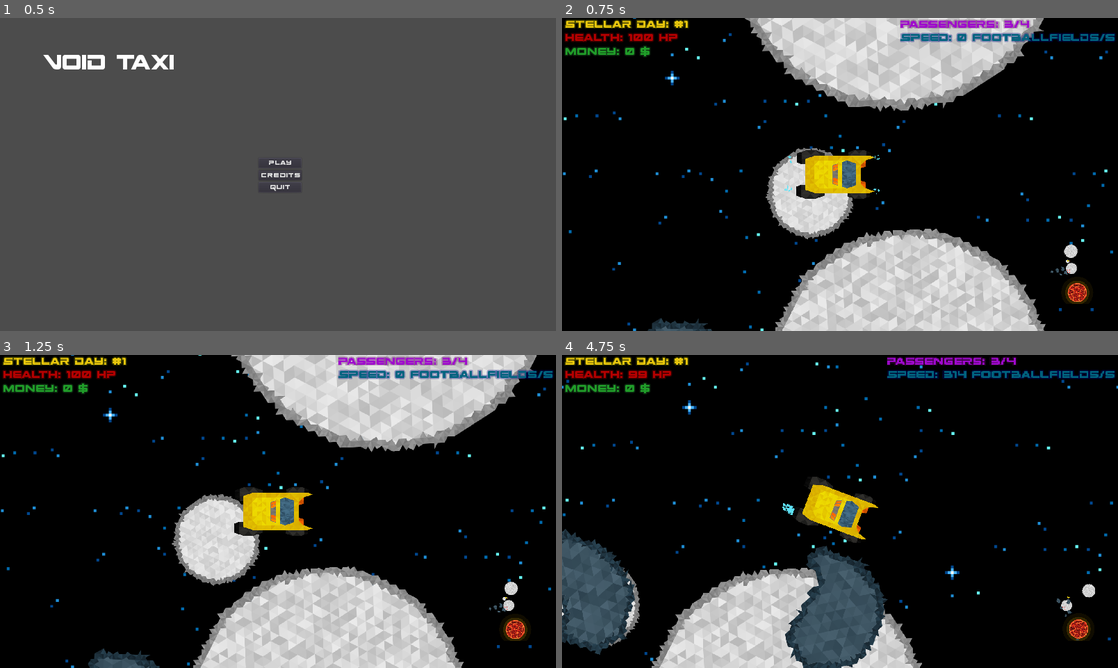
Above: before the commit, frames 1-4 (two rows, left to right).
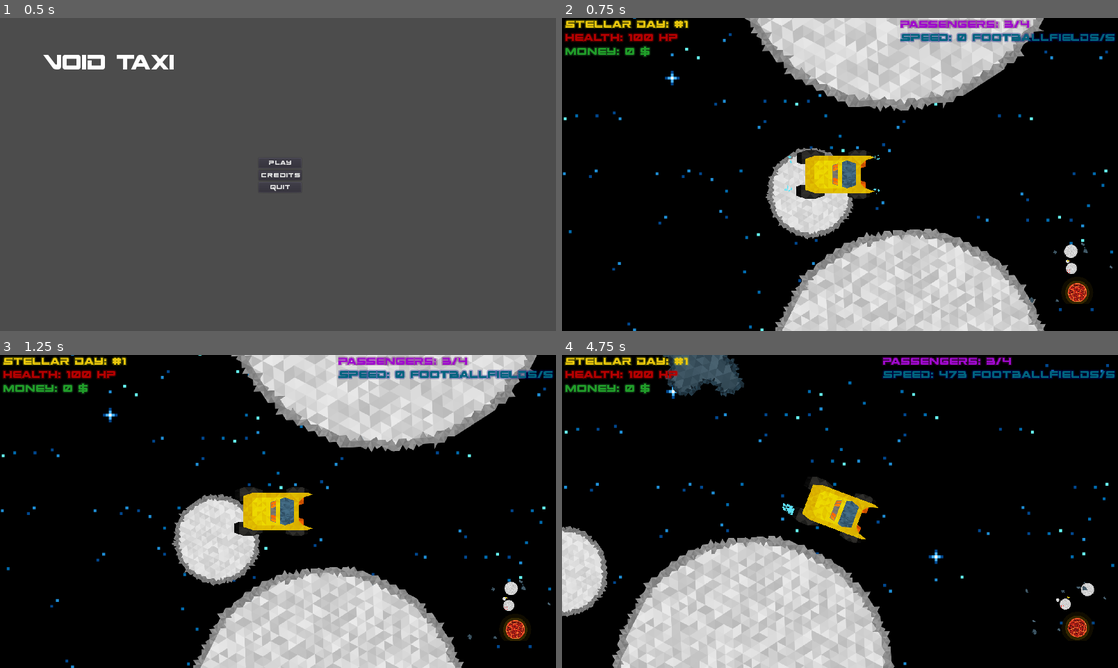
Above: after the commit, the same moments.

Repository: game-jam-team-gut/void-taxi
Game: Godot game, scene res://MainMenu.tscn
The game is run twice, just before and just after one commit, with the same random seed, the same clock (stepped at 60 frames per second) and the same inputs.
Inputs:
- Up to frame 1 (0.5 s): no input
- Up to frame 2 (0.75 s): click "Play" at 0.5 s
- Up to frame 3 (1.25 s): no input
- Up to frame 4 (4.75 s): hold Right (ui_right) 1.28-2.03 s; hold Down (ui_down) 2.03-2.78 s; hold Right (ui_right) 2.78-3.53 s; hold Up (ui_up) 3.53-4.28 s; hold Left (ui_left) from 4.28 s (still down)

Frame 1 is identical in both runs. In frame 2, 0.4% of the frame differs, in the area x 15-99%, y 71-100%; in frame 3, 0.6%; in frame 4, 21%, in the area x 0-100%, y 0-100%.

Commit message:
Add asteroid generation in the world

Diff:
--- a/Void.tscn
+++ b/Void.tscn
@@ -1,20 +1,23 @@
-[gd_scene load_steps=11 format=2]
+[gd_scene load_steps=6 format=2]
 
 [ext_resource path="res://Void/Taxi.tscn" type="PackedScene" id=1]
 [ext_resource path="res://Void/PlanetSystem.tscn" type="PackedScene" id=2]
 [ext_resource path="res://Void/background.png" type="Texture" id=3]
-[ext_resource path="res://Void/Asteroids/Asteroid1.tscn" type="PackedScene" id=4]
-[ext_resource path="res://Void/Asteroids/Asteroid3.tscn" type="PackedScene" id=5]
-[ext_resource path="res://Void/Asteroids/Asteroid2.tscn" type="PackedScene" id=6]
 [ext_resource path="res://Void/PassengersDestinationsAssigner.gd" type="Script" id=7]
-[ext_resource path="res://Void/Asteroids/Asteroid4.tscn" type="PackedScene" id=8]
-[ext_resource path="res://Void/Asteroids/Asteroid5.tscn" type="PackedScene" id=9]
 [ext_resource path="res://Void/AsteroidSpawner.gd" type="Script" id=10]
 
 [node name="Void" type="Node2D"]
 
 [node name="AsteroidSpawner" type="Node" parent="."]
 script = ExtResource( 10 )
+
+[node name="SpawnTimer" type="Timer" parent="AsteroidSpawner"]
+wait_time = 0.5
+autostart = true
+
+[node name="AsteroidCountIncrease" type="Timer" parent="AsteroidSpawner"]
+wait_time = 5.0
+autostart = true
 
 [node name="PassengersDestinationsAssigner" type="Node" parent="."]
 script = ExtResource( 7 )
@@ -35,15 +38,7 @@
 
 [node name="Taxi" parent="." instance=ExtResource( 1 )]
 position = Vector2( 693.649, -1202.72 )
-
-[node name="Asteroid1" parent="." instance=ExtResource( 4 )]
-
-[node name="Asteroid2" parent="." instance=ExtResource( 6 )]
-
-[node name="Asteroid3" parent="." instance=ExtResource( 5 )]
-
-[node name="Asteroid4" parent="." instance=ExtResource( 8 )]
-
-[node name="Asteroid5" parent="." instance=ExtResource( 9 )]
+[connection signal="timeout" from="AsteroidSpawner/SpawnTimer" to="AsteroidSpawner" method="_on_SpawnTimer_timeout"]
+[connection signal="timeout" from="AsteroidSpawner/AsteroidCountIncrease" to="AsteroidSpawner" method="_on_AsteroidCountIncrease_timeout"]
 [connection signal="passenger_delivered" from="Taxi" to="PassengersDestinationsAssigner" method="_on_Taxi_passenger_delivered"]
 [connection signal="passenger_pickup" from="Taxi" to="PassengersDestinationsAssigner" method="_on_Taxi_passenger_pickup"]
--- a/Void/AsteroidSpawner.gd
+++ b/Void/AsteroidSpawner.gd
@@ -1,16 +1,135 @@
 extends Node
 
+var MAX_ASTEROID_COUNT = 80
+var MAX_ASTEROID_DISTANCE = 20000
 
-onready var asteroid_one = preload("res://Void/Asteroids/Asteroid1.tscn")
+onready var asteroid1 = preload("res://Void/Asteroids/Asteroid1.tscn")
+onready var asteroid2 = preload("res://Void/Asteroids/Asteroid2.tscn")
+onready var asteroid3 = preload("res://Void/Asteroids/Asteroid3.tscn")
+onready var asteroid4 = preload("res://Void/Asteroids/Asteroid4.tscn")
+onready var asteroid5 = preload("res://Void/Asteroids/Asteroid5.tscn")
 
 onready var minimap_camera = get_node("/root/Main/MinimapViewportContainer/Viewport/Camera2D")
 
+onready var sun_system_center = get_node("../PlanetSystem").position
 
-# Called when the node enters the scene tree for the first time.
-func _ready():
-	var camera_center = minimap_camera.get_camera_screen_center()
+var minimum_asteroid_distance: Vector2
+var current_asteroids = []
+var current_max_asteroid_count
+var asteroids_initial_aims = []
 
 
-# Called every frame. 'delta' is the elapsed time since the previous frame.
-func _process(delta):
-	print(minimap_camera)
+
+func _ready():
+	current_max_asteroid_count = 20
+	minimum_asteroid_distance = Vector2(1920 * 4, 1080 * 4)
+	asteroids_initial_aims = get_tree().get_nodes_in_group("Asteroid_aims")
+	asteroids_initial_aims = asteroids_initial_aims +  get_tree().get_nodes_in_group("Planet")
+	asteroids_initial_aims.append(get_node("../Taxi"))
+	asteroids_initial_aims.append(get_node("../PlanetSystem"))
+	yield(get_tree().create_timer(.1), "timeout")
+	generate_starting_asteroids()
+
+func generate_starting_asteroids():
+	while len(current_asteroids) < current_max_asteroid_count:
+		var rng = RandomNumberGenerator.new()
+		rng.randomize()
+
+		var asteroid_to_instance
+		match rng.randi_range(1,5):
+			1:
+				asteroid_to_instance = asteroid1
+			2:
+				asteroid_to_instance = asteroid2
+			3:
+				asteroid_to_instance = asteroid3
+			4:
+				asteroid_to_instance = asteroid4
+			5:
+				asteroid_to_instance = asteroid5
+
+		var asteroid_instance = asteroid_to_instance.instance()
+		get_parent().add_child(asteroid_instance)
+
+		rng.randomize()
+		var y_delta = rng.randf_range(-1,1)
+		rng.randomize()
+		var x_delta = rng.randf_range(-1,1)
+		asteroid_instance.position = Vector2(sun_system_center.x + minimum_asteroid_distance.x * x_delta,
+											sun_system_center.y + minimum_asteroid_distance.y * y_delta)
+
+		rng.randomize()
+		var initial_force = rng.randf_range(0,150)
+
+		rng.randomize()
+		var initial_aim =  asteroids_initial_aims[rng.randi_range(0, len(asteroids_initial_aims) - 1)].position
+
+		asteroid_instance.set_initial_force((initial_aim - asteroid_instance.position).normalized() * initial_force)
+
+		current_asteroids.append(asteroid_instance)
+
+func _on_SpawnTimer_timeout():
+	if len(current_asteroids) < current_max_asteroid_count:
+		var rng = RandomNumberGenerator.new()
+		rng.randomize()
+
+		var asteroid_to_instance
+		match rng.randi_range(1,5):
+			1:
+				asteroid_to_instance = asteroid1
+			2:
+				asteroid_to_instance = asteroid2
+			3:
+				asteroid_to_instance = asteroid3
+			4:
+				asteroid_to_instance = asteroid4
+			5:
+				asteroid_to_instance = asteroid5
+
+		var asteroid_instance = asteroid_to_instance.instance()
+		get_parent().add_child(asteroid_instance)
+
+		var screen_center_in_world = minimap_camera.get_camera_position()
+
+		rng.randomize()
+		match rng.randi_range(1,4):
+			1: #left
+				rng.randomize()
+				var y_delta = rng.randf_range(-1,1)
+				asteroid_instance.position = Vector2(screen_center_in_world.x - minimum_asteroid_distance.x,
+													screen_center_in_world.y + minimum_asteroid_distance.y * y_delta)
+			2: #up
+				rng.randomize()
+				var y_delta = rng.randf_range(-1,1)
+				asteroid_instance.position = Vector2(screen_center_in_world.x + minimum_asteroid_distance.x * y_delta,
+													screen_center_in_world.y - minimum_asteroid_distance.y )
+			3: #down
+				rng.randomize()
+				var y_delta = rng.randf_range(-1,1)
+				asteroid_instance.position = Vector2(screen_center_in_world.x + minimum_asteroid_distance.x * y_delta,
+													screen_center_in_world.y + minimum_asteroid_distance.y )
+			4: #right
+				rng.randomize()
+				var y_delta = rng.randf_range(-1,1)
+				asteroid_instance.position = Vector2(screen_center_in_world.x + minimum_asteroid_distance.x,
+													screen_center_in_world.y + minimum_asteroid_distance.y * y_delta)
+
+		rng.randomize()
+		var initial_force = rng.randf_range(0,100 + 100 * (float(current_max_asteroid_count)/float(MAX_ASTEROID_COUNT)))
+
+		rng.randomize()
+		var initial_aim =  asteroids_initial_aims[rng.randi_range(0, len(asteroids_initial_aims) - 1)].position
+
+		asteroid_instance.set_initial_force((initial_aim - asteroid_instance.position).normalized() * initial_force)
+
+		current_asteroids.append(asteroid_instance)
+
+func _on_AsteroidCountIncrease_timeout():
+	if current_max_asteroid_count < MAX_ASTEROID_COUNT:
+		current_max_asteroid_count += 1
+	for asteroid in current_asteroids:
+		if asteroid != null:
+			if asteroid.position.distance_to(sun_system_center) > MAX_ASTEROID_DISTANCE:
+				asteroid.queue_free()
+		else:
+			current_asteroids.erase(asteroid)
--- a/Void/Asteroids/Asteroid.gd
+++ b/Void/Asteroids/Asteroid.gd
@@ -8,15 +8,17 @@
 	var trq = rng.randf_range(-800, 800)
 	set_applied_torque(trq)
 
-	#start_move_speed
-	rng.randomize()
-	var x = rng.randf_range(-100, 100)
-	rng.randomize()
-	var y = rng.randf_range(-100, 100)
-	set_applied_force(Vector2(x, y))
-
 	#scale
 	rng.randomize()
 	var scl = rng.randf_range(0.5, 1.5)
 	$Sprite.scale *= scl
 	$CollisionPolygon2D.scale *= scl
+
+func set_initial_force(force):
+	set_applied_force(force)
+
+
+func _on_Asteroid_body_entered(body):
+	if body.is_in_group("BurningZone3"):
+		yield(get_tree().create_timer(1), "timeout")
+		queue_free()
--- a/Void/Asteroids/Asteroid1.tscn
+++ b/Void/Asteroids/Asteroid1.tscn
@@ -6,6 +6,8 @@
 [node name="Asteroid" type="RigidBody2D" groups=[
 "Asteroid",
 ]]
+collision_layer = 131073
+collision_mask = 131073
 gravity_scale = 0.0
 applied_torque = 10.0
 script = ExtResource( 1 )
@@ -16,3 +18,4 @@
 
 [node name="CollisionPolygon2D" type="CollisionPolygon2D" parent="."]
 polygon = PoolVector2Array( -49.4274, -182.262, -59.7864, -175.018, -64.5593, -181.736, -80.1157, -181.736, -84.0048, - …(1874 unchanged characters)…
+[connection signal="body_entered" from="." to="." method="_on_Asteroid_body_entered"]
--- a/Void/Asteroids/Asteroid2.tscn
+++ b/Void/Asteroids/Asteroid2.tscn
@@ -17,3 +17,4 @@
 
 [node name="CollisionPolygon2D" type="CollisionPolygon2D" parent="."]
 polygon = PoolVector2Array( -97.4639, -181.683, -121.087, -168.296, -120.93, -154.28, -129.277, -153.65, -137.151, -140 …(1416 unchanged characters)…
+[connection signal="body_entered" from="." to="." method="_on_Asteroid_body_entered"]
--- a/Void/Asteroids/Asteroid3.tscn
+++ b/Void/Asteroids/Asteroid3.tscn
@@ -17,3 +17,4 @@
 
 [node name="CollisionPolygon2D" type="CollisionPolygon2D" parent="."]
 polygon = PoolVector2Array( -64.4187, -124.579, -72.4303, -111.573, -88.0574, -111.573, -81.4357, -99.919, -98.1223, -9 …(1161 unchanged characters)…
+[connection signal="body_entered" from="." to="." method="_on_Asteroid_body_entered"]
--- a/Void/Asteroids/Asteroid4.tscn
+++ b/Void/Asteroids/Asteroid4.tscn
@@ -17,3 +17,4 @@
 
 [node name="CollisionPolygon2D" type="CollisionPolygon2D" parent="."]
 polygon = PoolVector2Array( 23.9533, -167.43, -11.2569, -147.578, -6.38742, -139.337, -25.8654, -137.464, -16.1264, -12 …(1145 unchanged characters)…
+[connection signal="body_entered" from="." to="." method="_on_Asteroid_body_entered"]
--- a/Void/Asteroids/Asteroid5.tscn
+++ b/Void/Asteroids/Asteroid5.tscn
@@ -17,3 +17,4 @@
 
 [node name="CollisionPolygon2D" type="CollisionPolygon2D" parent="."]
 polygon = PoolVector2Array( -42.4548, -167.181, -85.837, -169.517, -113.201, -171.185, -139.564, -166.847, -143.903, -1 …(812 unchanged characters)…
+[connection signal="body_entered" from="." to="." method="_on_Asteroid_body_entered"]
--- a/Void/PlanetSystem.tscn
+++ b/Void/PlanetSystem.tscn
@@ -63,23 +63,25 @@
 texture = ExtResource( 5 )
 
 [node name="CollisionShape2D" type="CollisionShape2D" parent="burning_zone_2"]
-shape = SubResource( 4 )
+shape = SubResource( 2 )
 
-[node name="burning_zone_3" type="Area2D" parent="."]
+[node name="burning_zone_3" type="Area2D" parent="." groups=[
+"BurningZone3",
+]]
 collision_layer = 131072
 collision_mask = 131072
 
 [node name="CollisionShape2D" type="CollisionShape2D" parent="burning_zone_3"]
-shape = SubResource( 6 )
+shape = SubResource( 3 )
 
 [node name="Planet_orbit_0" type="Path2D" parent="."]
 position = Vector2( -5335.08, -2648.93 )
-curve = SubResource( 1 )
+curve = SubResource( 4 )
 
 [node name="Planet" parent="Planet_orbit_0" instance=ExtResource( 2 )]
 
 [node name="Moon_orbit_0" type="Path2D" parent="Planet_orbit_0/Planet"]
-curve = SubResource( 2 )
+curve = SubResource( 5 )
 
 [node name="Planet" parent="Planet_orbit_0/Planet/Moon_orbit_0" instance=ExtResource( 2 )]
 position = Vector2( 302.453, 640.377 )
Not shown: 3 places in Void/PlanetSystem.tscn that only renumber resources
